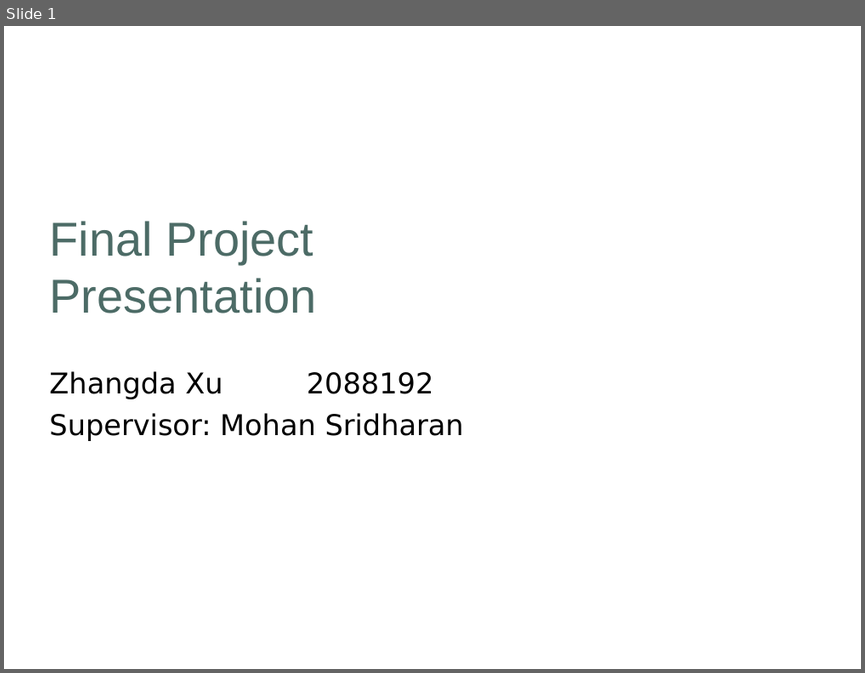
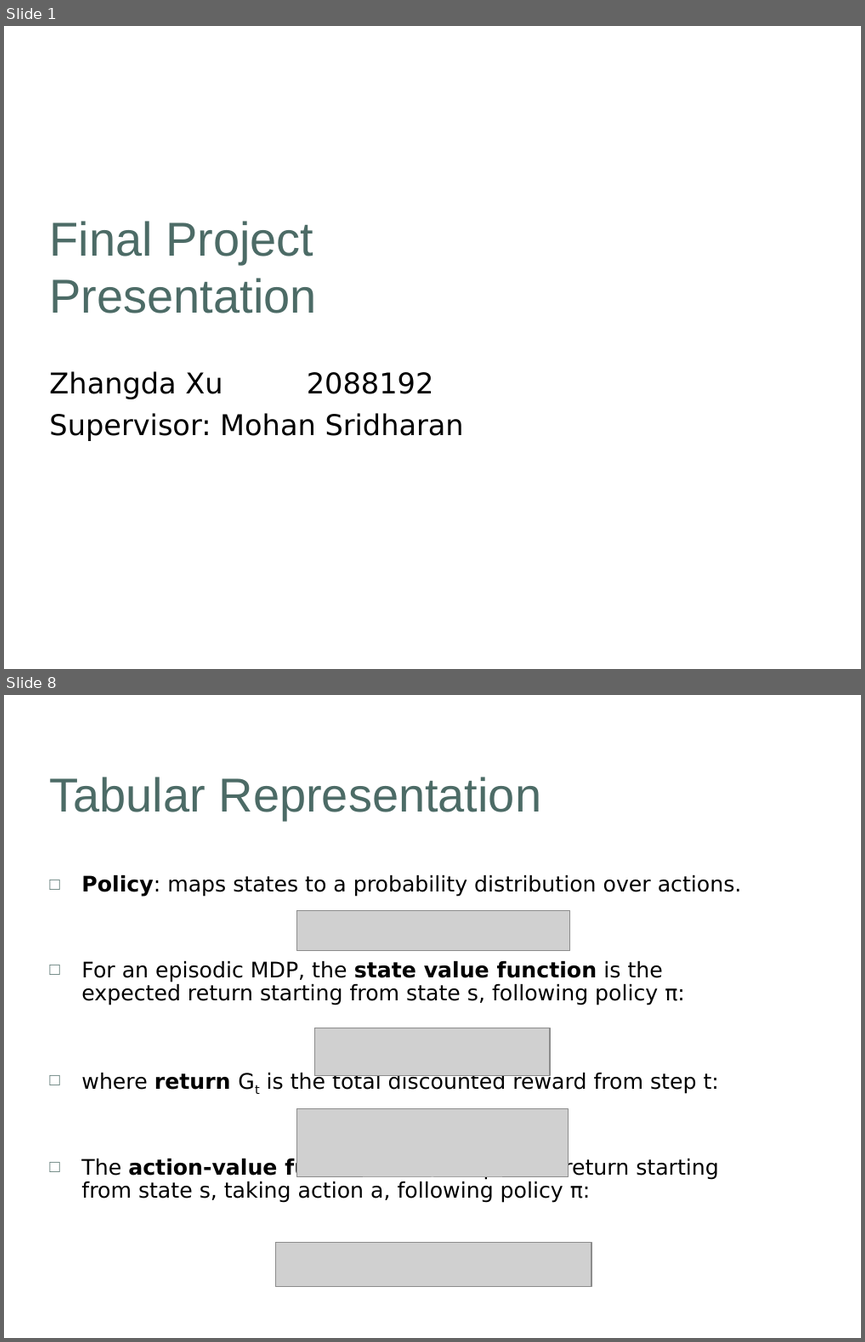
Before and after one commit to khulaifi95/ACS, a slide deck: Project/Presentation/Draft_Presentation.ppt. Shown one above the other, each under a label of ours: slide 1 before the commit, slides 1 and 8 after it; the slides between them are not shown. The pictures are 865x673 and 865x1342 pixels, drawn with LibreOffice and Linux fonts; fonts in the diff are those of the drawing; grey boxes stand for pictures; background and template pictures are left out. Boxes give left, top, right and bottom in pixels: in the first picture for what was removed or moved away, otherwise in the second. Text is boxed around its words. In the diff, an @@ line names an element or a change of style, - is before the commit and + after.

```diff
--- a/Project/Presentation/Draft_Presentation.ppt
+++ b/Project/Presentation/Draft_Presentation.ppt
@@ slide 8 added at (4, 695, 861, 1338), background picture (left out) @@
@@ title added at (50, 777, 541, 820), 40 pt, text #4C6B66 @@
+Tabular Representation
@@ text added at (81, 875, 742, 1202), 18 pt, text #000000 @@
+□ Policy: maps states to a probability distribution over actions.
+□ For an episodic MDP, the state value function is the expected return starting from state s, following policy π:
+□ where return Gt is the total discounted reward from step t:
+□ The action-value function is the expected return starting from state s, taking action a, following policy π:
@@ picture added at (297, 910, 570, 950) @@
@@ picture added at (315, 1028, 550, 1076) @@
@@ picture added at (297, 1108, 568, 1176) @@
@@ picture added at (276, 1242, 591, 1287) @@
```
Also in this commit, not shown: 5 slides changed, 23 other slides added, 15 slides removed, 6 other files.
